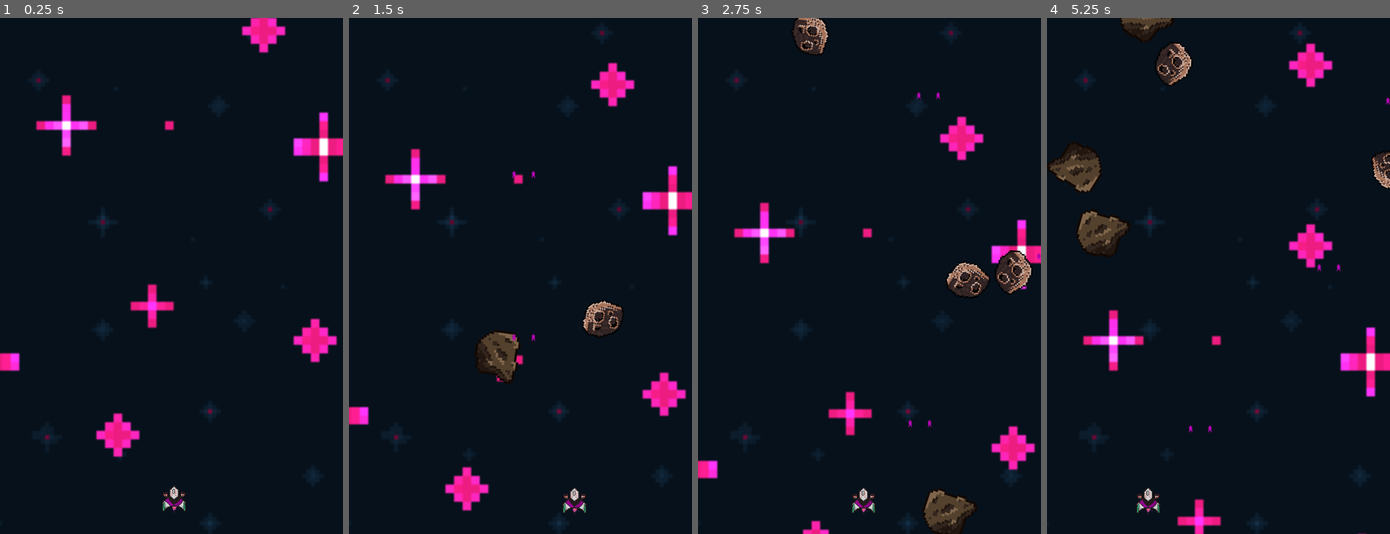
Above: before the commit, frames 1-4 (left to right).
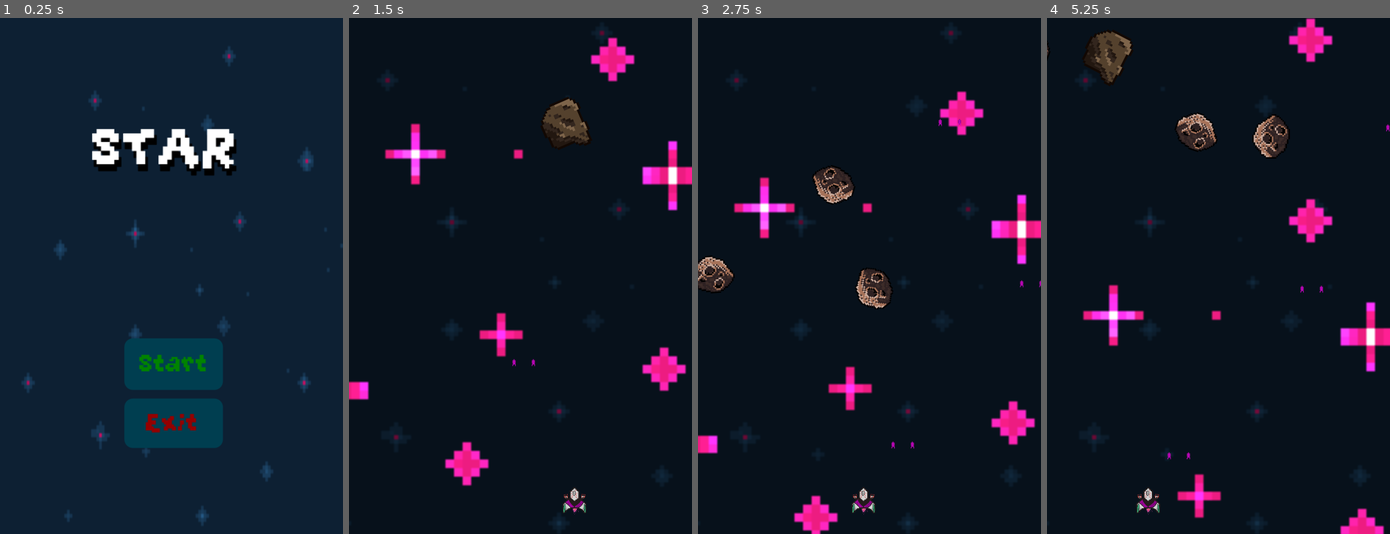
Above: after the commit, the same moments.

Repository: sabdri100/spaceeee
Game: Godot game, scene res://menu.tscn
Same seed, same stepped clock (60 frames per second), same inputs: the game is played once before the commit and once after it. Before the commit the project starts from res://main.tscn.
Inputs (mouse positions are in pixels of both pictures, inside the frame that each line leads up to):
- Up to frame 1 (0.25 s): no input
- Up to frame 2 (1.5 s): click (523, 363) at 0.5 s, where only the run after the commit has a clickable "Start"; hold D (move_right) from 1.28 s (still down)
- Up to frame 3 (2.75 s): release D (move_right) at 2.03 s; hold A (move_left) from 2.03 s (still down)
- Up to frame 4 (5.25 s): release A (move_left) at 2.78 s; hold D (move_right) 2.78-4.28 s; hold A (move_left) from 4.28 s (still down)

The runs differ from the first frame. In frame 1, 14% of the frame differs, in the area x 0-100%, y 0-99%; in frame 2, 9.0%; in frame 3, 11%; in frame 4, 11%.

Commit message:
fixed start menu

Diff:
--- a/main.gd
+++ b/main.gd
@@ -8,6 +8,7 @@
 var curr_level = 1
 
 func _ready():
+	# Maneja los asteroid (Nivel 1)
 	#levels_timer.start()
 	asteroid_timer.start()
 
--- a/menu.gd
+++ b/menu.gd
@@ -3,8 +3,7 @@
 
 # Called when the node enters the scene tree for the first time.
 func _ready() -> void:
-	pass # Replace with function body.
-
+	pass
 
 # Called every frame. 'delta' is the elapsed time since the previous frame.
 func _process(delta: float) -> void:
@@ -12,6 +11,7 @@
 
 
 func _on_start_pressed() :
+	self.visible = false
 	get_tree().change_scene_to_file("res://main.tscn")
 
 
--- a/menu.tscn
+++ b/menu.tscn
@@ -12,18 +12,24 @@
 [sub_resource type="StyleBoxFlat" id="StyleBoxFlat_kk3ma"]
 bg_color = Color(0.439049, 0.439049, 0.439049, 1)
 
-[sub_resource type="StyleBoxFlat" id="StyleBoxFlat_nrnbx"]
-bg_color = Color(1, 1, 1, 1)
+[sub_resource type="StyleBoxFlat" id="StyleBoxFlat_mae5d"]
+bg_color = Color(0, 0.243634, 0.314762, 1)
 corner_radius_top_left = 4
 corner_radius_top_right = 4
 corner_radius_bottom_right = 4
 corner_radius_bottom_left = 4
-shadow_color = Color(0.00180295, 0.00162769, 0.0034287, 0.6)
 
 [sub_resource type="StyleBoxEmpty" id="StyleBoxEmpty_iqepy"]
 
 [sub_resource type="StyleBoxFlat" id="StyleBoxFlat_h1wq0"]
 bg_color = Color(0.533037, 0.533037, 0.533037, 1)
+
+[sub_resource type="StyleBoxFlat" id="StyleBoxFlat_4hy44"]
+bg_color = Color(0, 0.243137, 0.313726, 1)
+corner_radius_top_left = 4
+corner_radius_top_right = 4
+corner_radius_bottom_right = 4
+corner_radius_bottom_left = 4
 
 [node name="menu" type="Control"]
 layout_mode = 3
@@ -43,44 +49,48 @@
 grow_vertical = 2
 theme_override_styles/panel = SubResource("StyleBoxTexture_l48gv")
 
-[node name="Button" type="Button" parent="."]
+[node name="Start_Button" type="Button" parent="."]
 layout_mode = 1
 anchors_preset = 8
 anchor_left = 0.5
 anchor_top = 0.5
 anchor_right = 0.5
 anchor_bottom = 0.5
-offset_left = -38.0
-offset_top = -15.0
-offset_right = 39.0
-offset_bottom = 16.0
+offset_left = -22.0
+offset_top = 29.0
+offset_right = 24.0
+offset_bottom = 53.0
 grow_horizontal = 2
 grow_vertical = 2
-theme_override_colors/font_color = Color(0, 0, 0, 1)
-theme_override_font_sizes/font_size = 11
+theme_override_colors/font_color = Color(0, 0.513726, 0, 1)
+theme_override_fonts/font = ExtResource("3_ytr4m")
+theme_override_font_sizes/font_size = 15
 theme_override_styles/focus = SubResource("StyleBoxEmpty_ecwwl")
 theme_override_styles/hover = SubResource("StyleBoxFlat_kk3ma")
-theme_override_styles/normal = SubResource("StyleBoxFlat_nrnbx")
+theme_override_styles/normal = SubResource("StyleBoxFlat_mae5d")
 text = "Start"
+icon_alignment = 1
 
-[node name="Button2" type="Button" parent="."]
+[node name="Exit_Button" type="Button" parent="."]
 layout_mode = 1
 anchors_preset = 8
 anchor_left = 0.5
 anchor_top = 0.5
 anchor_right = 0.5
 anchor_bottom = 0.5
-offset_left = -38.0
-offset_top = 23.0
-offset_right = 39.0
-offset_bottom = 54.0
+offset_left = -22.0
+offset_top = 57.0
+offset_right = 24.0
+offset_bottom = 80.0
 grow_horizontal = 2
 grow_vertical = 2
-theme_override_colors/font_color = Color(0, 0, 0, 1)
-theme_override_font_sizes/font_size = 11
+theme_override_colors/icon_normal_color = Color(0.807843, 0, 0, 1)
+theme_override_colors/font_color = Color(0.579264, 0, 0, 1)
+theme_override_fonts/font = ExtResource("3_ytr4m")
+theme_override_font_sizes/font_size = 15
 theme_override_styles/focus = SubResource("StyleBoxEmpty_iqepy")
 theme_override_styles/hover = SubResource("StyleBoxFlat_h1wq0")
-theme_override_styles/normal = SubResource("StyleBoxFlat_nrnbx")
+theme_override_styles/normal = SubResource("StyleBoxFlat_4hy44")
 text = "Exit"
 
 [node name="Label" type="Label" parent="."]
@@ -88,16 +98,19 @@
 anchors_preset = 5
 anchor_left = 0.5
 anchor_right = 0.5
-offset_left = -20.0
-offset_top = 52.0
-offset_right = 34.0
-offset_bottom = 85.0
+offset_left = -68.0
+offset_top = 38.0
+offset_right = 74.0
+offset_bottom = 83.0
 grow_horizontal = 2
 theme_override_colors/font_shadow_color = Color(0, 0, 0, 1)
 theme_override_constants/shadow_offset_y = 3
 theme_override_fonts/font = ExtResource("3_ytr4m")
-theme_override_font_sizes/font_size = 24
-text = "Star"
+theme_override_font_sizes/font_size = 33
+text = "Star "
+horizontal_alignment = 1
+vertical_alignment = 1
+uppercase = true
 
-[connection signal="pressed" from="Button" to="." method="_on_start_pressed"]
-[connection signal="pressed" from="Button2" to="." method="_on_exit_2_pressed"]
+[connection signal="pressed" from="Start_Button" to="." method="_on_start_pressed"]
+[connection signal="pressed" from="Exit_Button" to="." method="_on_exit_2_pressed"]
--- a/project.godot
+++ b/project.godot
@@ -11,7 +11,7 @@
 [application]
 
 config/name="space game"
-run/main_scene="uid://71t16126a4j2"
+run/main_scene="uid://cnk2xyw05jdu8"
 config/features=PackedStringArray("4.4", "GL Compatibility")
 config/icon="res://icon.svg"
 
Not shown: 1 places in enemy_asteroid.tscn that only renumber resources
Not shown: 1 places in main.tscn that only renumber resources
Not shown: 1 places in menu.tscn that only renumber resources
